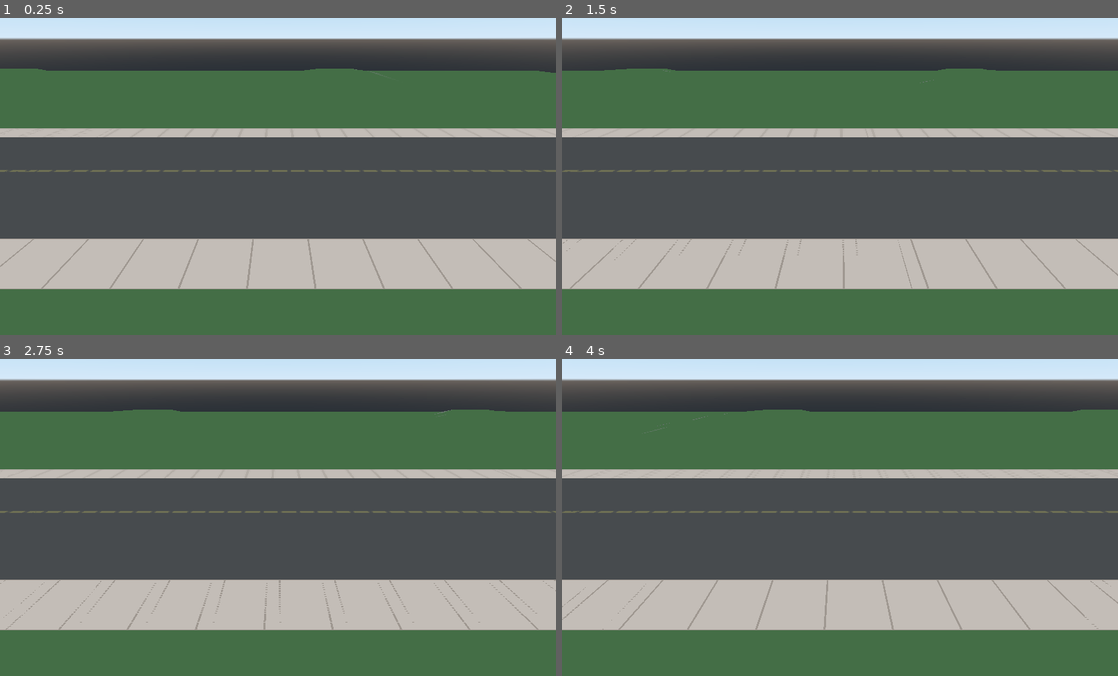
Above: before the commit, frames 1-4 (two rows, left to right).
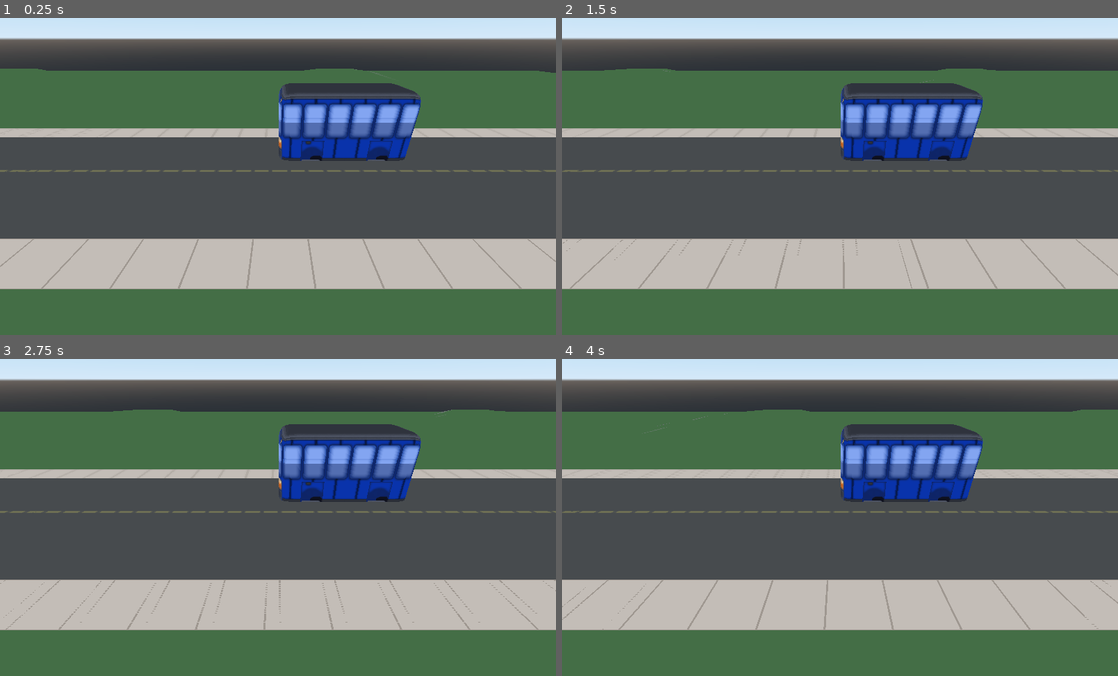
Above: after the commit, the same moments.

Repository: JeffKazuk/Ludum45
Game: Godot game, scene res://characters/bus/BusScene.tscn
Two runs of this game, one before a commit and one after it. Both use one fixed random seed, a clock stepped at 60 frames per second and the inputs below. This scene is started directly instead of the project's main scene.
Inputs:
- Up to frame 1 (0.25 s): no input
- Up to frame 2 (1.5 s): hold D (strafe_right) 0.53-1.28 s; hold S (move_back) from 1.28 s (still down)
- Up to frame 3 (2.75 s): release S (move_back) at 2.03 s; hold D (strafe_right) from 2.03 s (still down)
- Up to frame 4 (4 s): release D (strafe_right) at 2.78 s; hold W (move_forward) 2.78-3.53 s; hold A (strafe_left) from 3.53 s (still down)

The runs differ from the first frame. In frame 1, 5.8% of the frame differs, in the area x 50-76%, y 20-46%; in frame 2, 5.8%; in frame 3, 5.8%; in frame 4, 5.8%.

Commit message:
asdf

Diff:
--- a/characters/bus/BusScene.tscn
+++ b/characters/bus/BusScene.tscn
@@ -1,6 +1,7 @@
-[gd_scene load_steps=2 format=2]
+[gd_scene load_steps=3 format=2]
 
 [ext_resource path="res://characters/bus/BusScene.gd" type="Script" id=1]
+[ext_resource path="res://characters/bus/realbus.tscn" type="PackedScene" id=2]
 
 [node name="Bus Scene" type="Spatial"]
 script = ExtResource( 1 )
@@ -9,3 +10,6 @@
 
 [node name="Camera" type="Camera" parent="."]
 transform = Transform( -4.37114e-08, -0.5, 0.866025, 0, 0.866025, 0.5, -1, 2.18557e-08, -3.78552e-08, 11.7746, 6.13205, 0 )
+
+[node name="Scene Root" parent="." instance=ExtResource( 2 )]
+transform = Transform( -2.62268e-08, 0, -0.6, 0, 0.6, 0, 0.6, 0, -2.62268e-08, -2.60294, 0.314294, -3.6289 )
--- a/characters/bus/bus.tscn
+++ b/characters/bus/realbus.tscn
@@ -3,7 +3,7 @@
 [ext_resource path="res://characters/bus/buth.dae" type="PackedScene" id=1]
 [ext_resource path="res://characters/bus/Bus_Textures_All.material" type="Material" id=2]
 
-[node name="Scene Root" index="0" instance=ExtResource( 1 )]
+[node name="Scene Root" instance=ExtResource( 1 )]
 
 [node name="Cube" parent="." index="0"]
 material/0 = ExtResource( 2 )
Renamed: buth.dae -> characters/bus/buth.dae
Not shown, added: characters/bus/buth.dae.import
